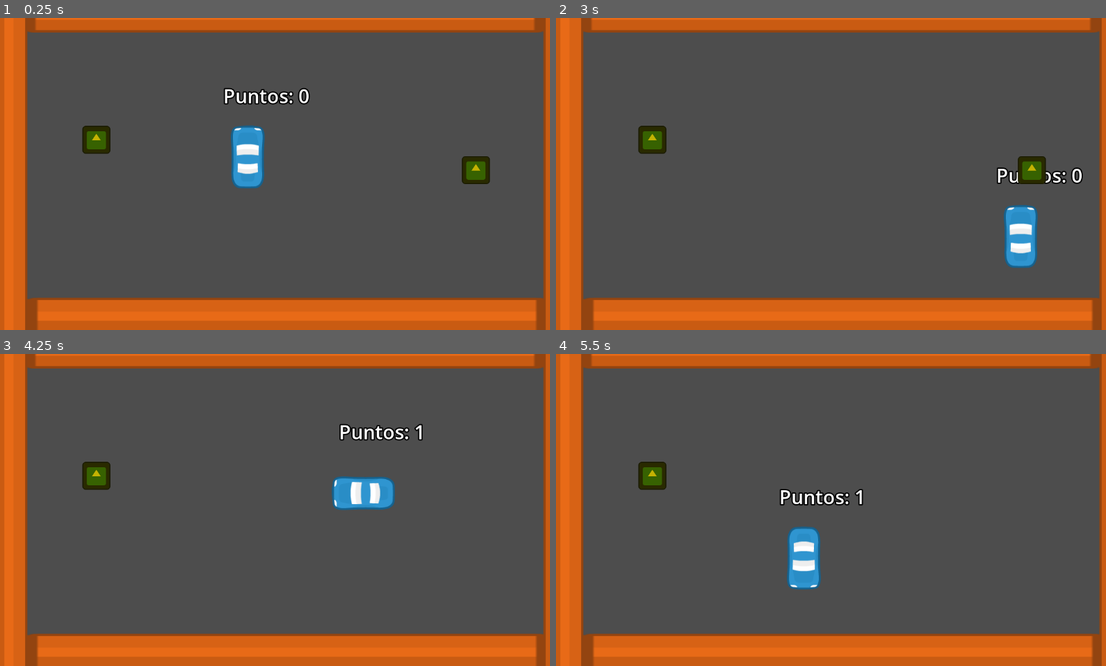
Above: before the commit, frames 1-4 (two rows, left to right).
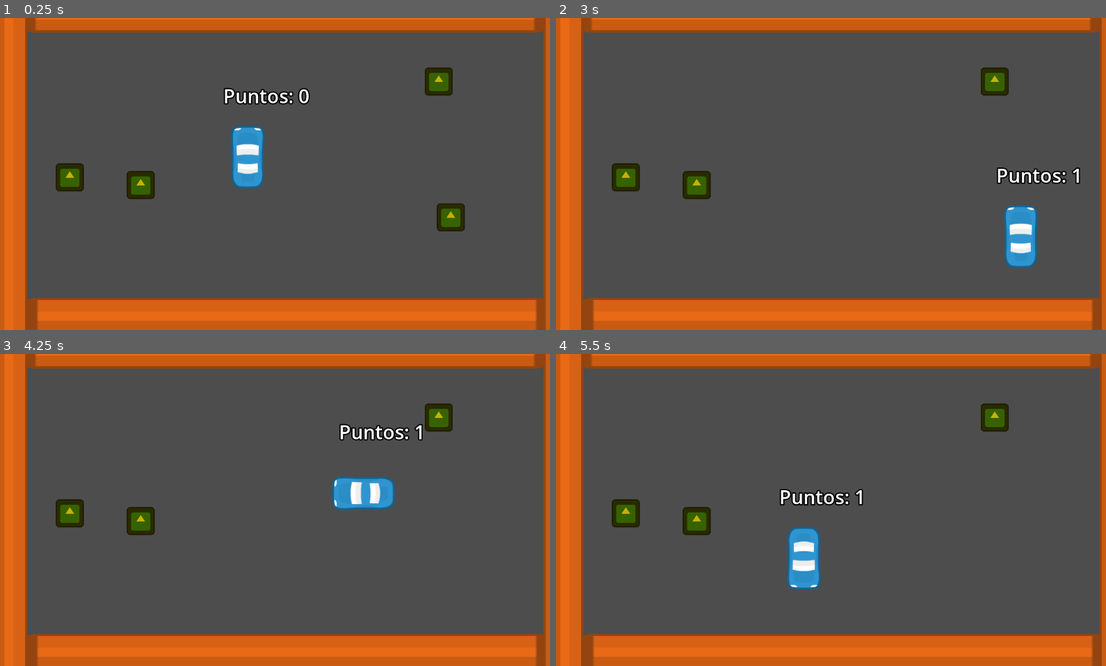
Above: after the commit, the same moments.

Repository: iabadie/clase5
Game: Godot game, scene res://scenes/World.tscn
Two runs of this game, one before a commit and one after it. Both use one fixed random seed, a clock stepped at 60 frames per second and the inputs below. The engine's default icon, where the game draws it, is replaced by a stand-in: a white triangle on a blue panel in a dark square.
Inputs:
- Up to frame 1 (0.25 s): no input
- Up to frame 2 (3 s): tap Enter at 0.5 s; hold Right (ui_right) 0.53-1.28 s; hold Down (ui_down) 1.28-2.03 s; hold Right (ui_right) 2.03-2.78 s; hold Up (ui_up) from 2.78 s (still down)
- Up to frame 3 (4.25 s): release Up (ui_up) at 3.53 s; hold Left (ui_left) from 3.53 s (still down)
- Up to frame 4 (5.5 s): release Left (ui_left) at 5.03 s; hold Down (ui_down) from 5.03 s (still down)

The runs differ from the first frame. In frame 1, 2.8% of the frame differs, in the area x 10-90%, y 15-69%; in frame 2, 2.4%; in frame 3, 1.8%; in frame 4, 1.8%.

Commit message:
Agregado de instancias dinámicas

Diff:
--- a/scenes/Car/character_car.gd
+++ b/scenes/Car/character_car.gd
@@ -12,7 +12,6 @@
 	var directionX = Input.get_axis("ui_left", "ui_right")
 	if directionX:
 		velocity.x = directionX * SPEED
-		Node2D
 		$Pivot.rotation_degrees = directionX * 90
 		$CharacterCollision.rotation_degrees = directionX * 90
 	else:
--- a/scenes/Coin/coin.gd
+++ b/scenes/Coin/coin.gd
@@ -1,15 +1,14 @@
 extends Sprite2D
 
 
-# Called when the node enters the scene tree for the first time.
 func _ready():
-	pass # Replace with function body.
+	pass
 
-
-# Called every frame. 'delta' is the elapsed time since the previous frame.
 func _process(delta):
 	pass
 
+func configurate(position: Vector2):
+	self.position = position
 
 func _on_area_2d_area_entered(area):
 	queue_free()
--- /dev/null
+++ b/scenes/World.gd
@@ -0,0 +1,21 @@
+extends Node2D
+
+var CoinScene = preload("res://scenes/Coin/coin.tscn")
+
+func _ready():
+	# ALEATORIO
+	#for i in range(4):
+		#var coin = CoinScene.instantiate()
+
+		#var x = 100 + (randi() % 1000)
+		#var y = 100 + 150 * i
+		#coin.configurate(Vector2(x, y))
+		#$Coins.add_child(coin)
+
+	# POSICIONADO SOBRE LOS MARKERS2D
+	for marker in $Coins.get_children():
+		var coin = CoinScene.instantiate()
+		marker.add_child(coin)
+
+func _process(delta):
+	pass
--- a/scenes/World.tscn
+++ b/scenes/World.tscn
@@ -1,10 +1,11 @@
 [gd_scene load_steps=4 format=3 uid="uid://bhnvfq3o61j71"]
 
 [ext_resource type="PackedScene" uid="uid://dpuel66hhky2n" path="res://scenes/Car/character_car.tscn" id="1_6lntv"]
+[ext_resource type="Script" path="res://scenes/World.gd" id="1_eggri"]
 [ext_resource type="PackedScene" uid="uid://dfrt6w1ulmi6u" path="res://scenes/Wall/wall.tscn" id="2_ylkv5"]
-[ext_resource type="PackedScene" uid="uid://4lrweraxdf4n" path="res://scenes/Coin/coin.tscn" id="3_k3o5j"]
 
 [node name="World" type="Node2D"]
+script = ExtResource("1_eggri")
 
 [node name="CharacterCard" parent="." instance=ExtResource("1_6lntv")]
 position = Vector2(521, 289)
@@ -31,8 +32,14 @@
 
 [node name="Coins" type="Node" parent="."]
 
-[node name="Coin" parent="Coins" instance=ExtResource("3_k3o5j")]
-position = Vector2(207, 253)
+[node name="Marker2D" type="Marker2D" parent="Coins"]
+position = Vector2(152, 331)
 
-[node name="Coin2" parent="Coins" instance=ExtResource("3_k3o5j")]
-position = Vector2(994, 316)
+[node name="Marker2D2" type="Marker2D" parent="Coins"]
+position = Vector2(917, 132)
+
+[node name="Marker2D3" type="Marker2D" parent="Coins"]
+position = Vector2(299, 347)
+
+[node name="Marker2D4" type="Marker2D" parent="Coins"]
+position = Vector2(942, 414)
